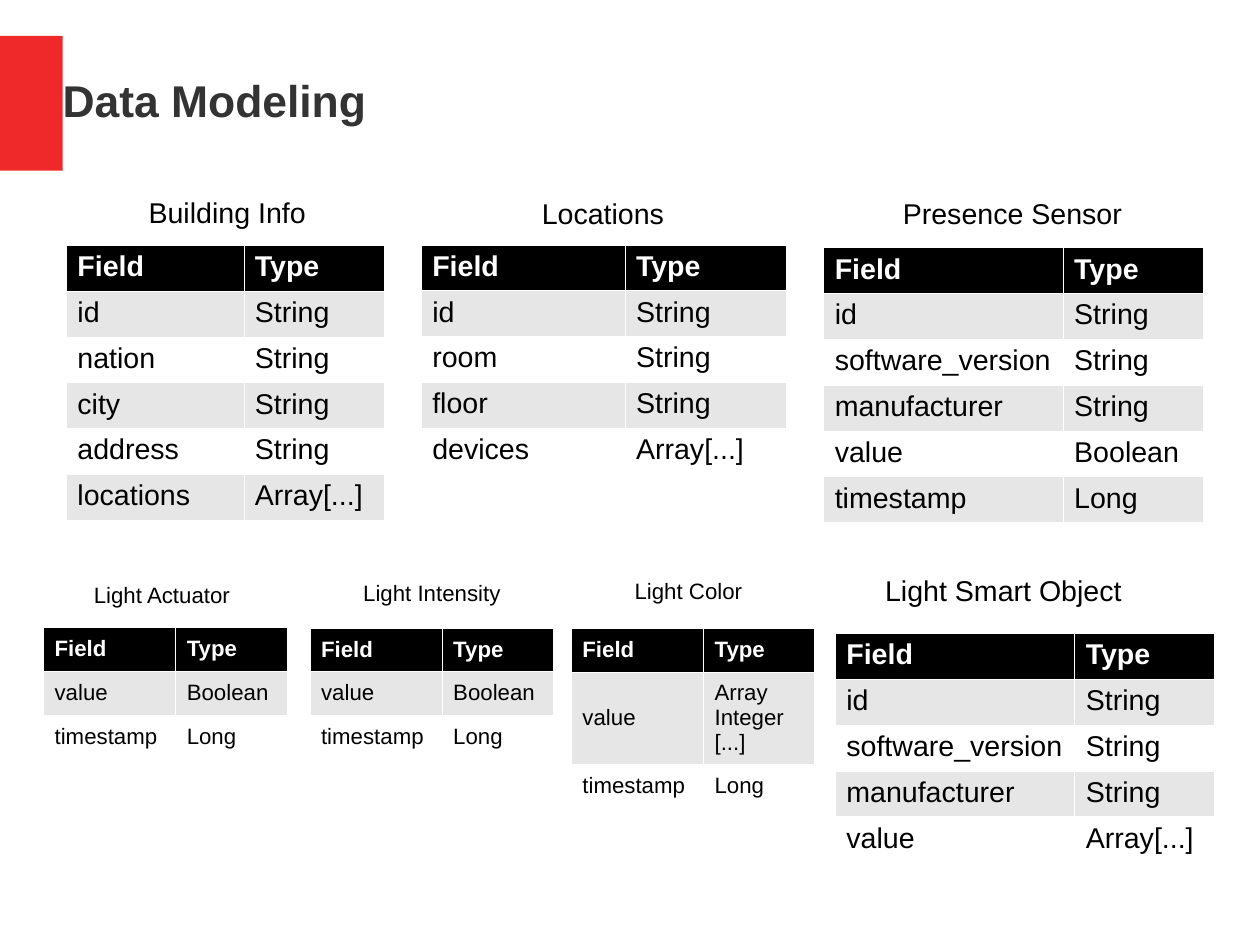
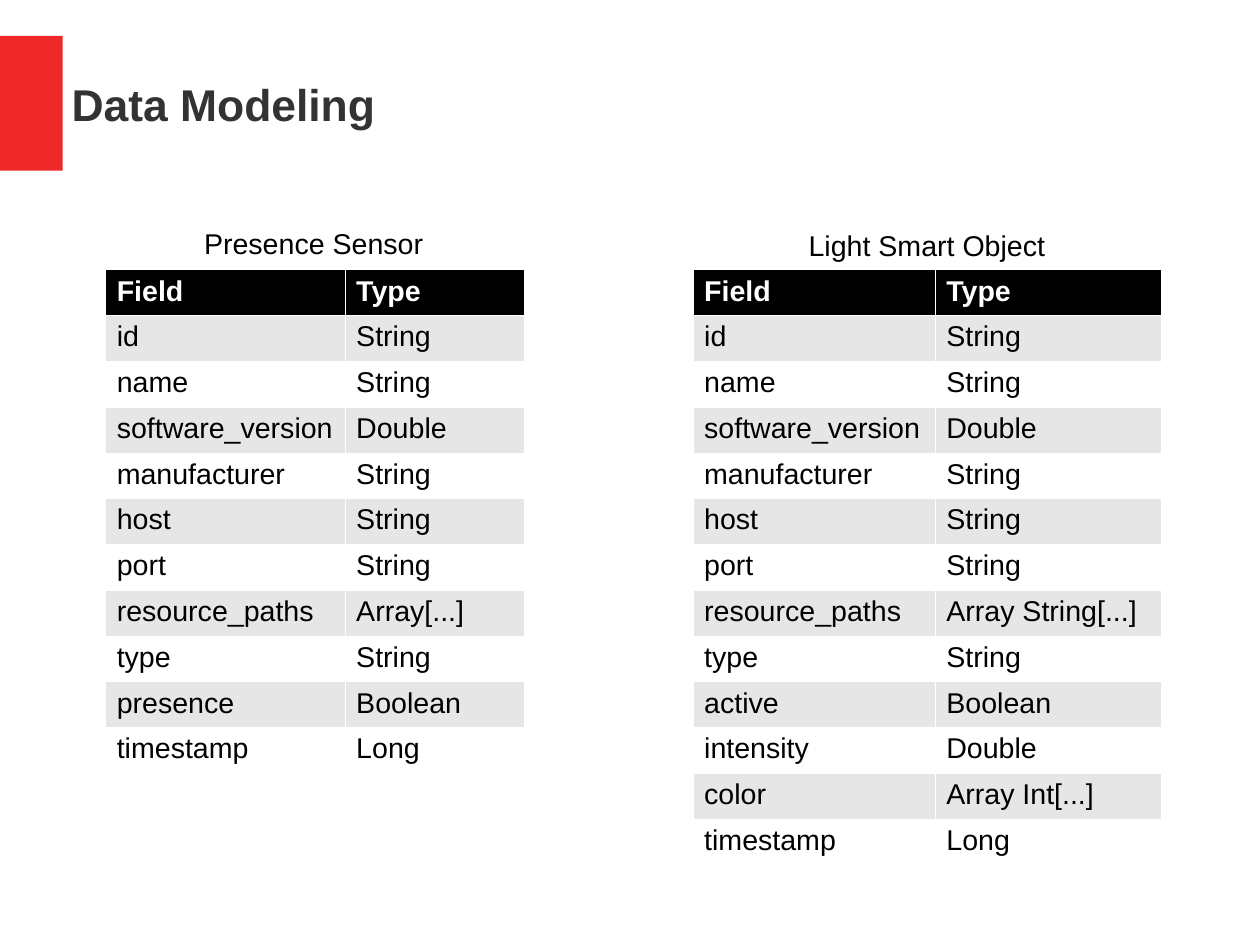
Before and after one commit to MatteoSpaggiari/smartHome, a slide deck: slide 5 of presentazione.odp (slide 4 before the commit). Drawn at 1260x945 pixels with LibreOffice and Linux fonts; fonts in the diff are those of the drawing. Boxes give left, top, right and bottom in pixels: in the first picture for what was removed or moved away, otherwise in the second. Text is boxed around its words. In the diff, an @@ line names an element or a change of style, - is before the commit and + after.

```diff
--- a/presentazione.odp
+++ b/presentazione.odp
@@ title "Data Modeling" moved from (x1=63, y1=84, x2=366, y2=126) to (x1=72, y1=88, x2=375, y2=130) @@
@@ text removed at (x1=149, y1=202, x2=306, y2=228) @@
-Building Info
@@ text removed at (x1=542, y1=203, x2=664, y2=225) @@
-Locations
@@ text "Presence Sensor" moved from (x1=903, y1=204, x2=1121, y2=225) to (x1=204, y1=234, x2=423, y2=255) @@
@@ text "Light Smart Object" moved from (x1=885, y1=580, x2=1122, y2=606) to (x1=809, y1=235, x2=1046, y2=262) @@
@@ table removed at (x1=66, y1=245, x2=384, y2=515), 6 rows, 2 columns @@
-Field | Type
-id | String
-nation | String
-city | String
-address | String
-locations | Array[...]
@@ table removed at (x1=421, y1=245, x2=785, y2=469), 5 rows, 2 columns @@
-Field | Type
-id | String
-room | String
-floor | String
-devices | Array[...]
@@ table added at (x1=105, y1=270, x2=524, y2=768), 11 rows, 2 columns @@
+Field | Type
+id | String
+name | String
+software_version | Double
+manufacturer | String
+host | String
+port | String
+resource_paths | Array[...]
+type | String
+presence | Boolean
+timestamp | Long
@@ table at (x1=693, y1=270, x2=1162, y2=859) @@
-row 3: software_version | String
+row 3: name | String
+row 4: software_version | Double
-row 5: value | Boolean
+row 6: host | String
+row 7: port | String
+row 8: resource_paths | Array String[...]
+row 9: type | String
+row 10: active | Boolean
+row 11: intensity | Double
+row 12: color | Array Int[...]
@@ table resized from (x1=824, y1=248, x2=1203, y2=517) to (x1=693, y1=270, x2=1162, y2=859) @@
@@ text removed at (x1=94, y1=587, x2=230, y2=608) @@
-Light Actuator
@@ text removed at (x1=363, y1=585, x2=501, y2=606) @@
-Light Intensity
@@ text removed at (x1=635, y1=583, x2=742, y2=604) @@
-Light Color
@@ table removed at (x1=43, y1=628, x2=287, y2=759), 3 rows, 2 columns @@
-Field | Type
-value | Boolean
-timestamp | Long
@@ table removed at (x1=310, y1=628, x2=553, y2=759), 3 rows, 2 columns @@
-Field | Type
-value | Boolean
-timestamp | Long
@@ table removed at (x1=572, y1=629, x2=815, y2=803), 3 rows, 2 columns @@
-Field | Type
-value | Array Integer / [...]
-timestamp | Long
@@ table removed at (x1=836, y1=633, x2=1214, y2=857), 5 rows, 2 columns @@
-Field | Type
-id | String
-software_version | String
-manufacturer | String
-value | Array[...]
```
Also in this commit, not shown: 2 other slides changed, 3 slides added, 1 slide removed, 45 other files.
